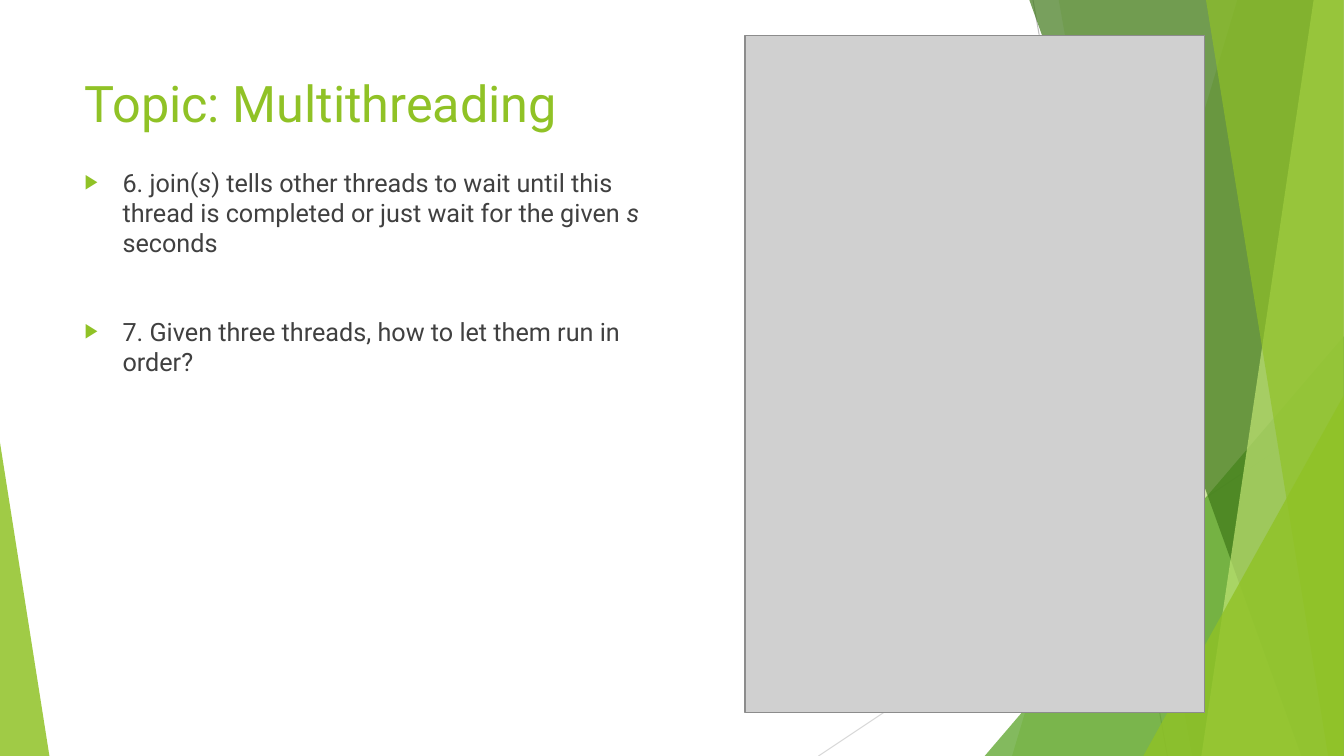
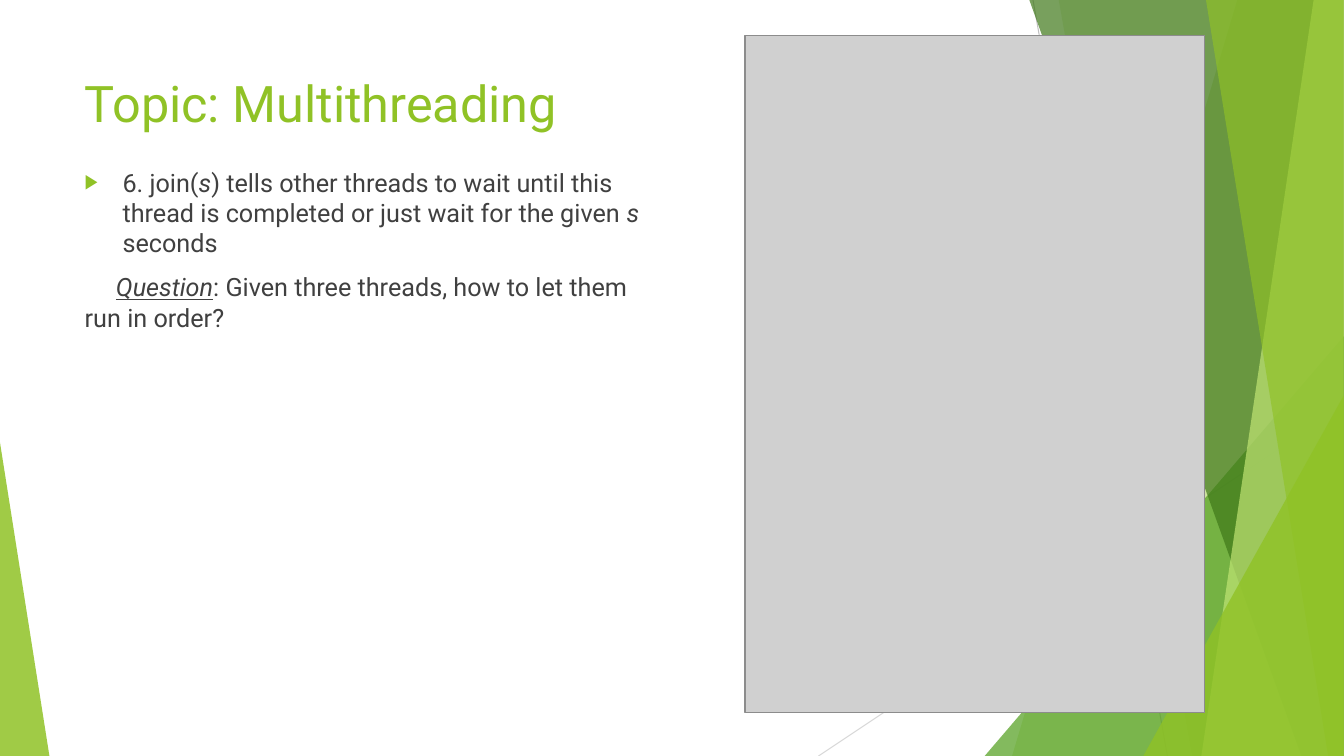
Before and after one commit to liqichen168/Course-May-2019, a slide deck: slide 20 of powerpoints/1_Core_Java.pptx. Drawn at 1344x756 pixels with LibreOffice and Linux fonts; fonts in the diff are those of the drawing; grey boxes stand for pictures. Boxes give left, top, right and bottom in pixels: in the first picture for what was removed or moved away, otherwise in the second. Text is boxed around its words. In the diff, an @@ line names an element or a change of style, - is before the commit and + after.

Commit message:
add je22 slides

```diff
--- a/powerpoints/1_Core_Java.pptx
+++ b/powerpoints/1_Core_Java.pptx
@@ text at bbox=[85, 277, 627, 328]: text changed @@
-▶ 7. Given three threads, how to let them run in order?
+Question: Given three threads, how to let them run in order?
```
Also in this commit, not shown: 3 other slides changed, 1 other file.
